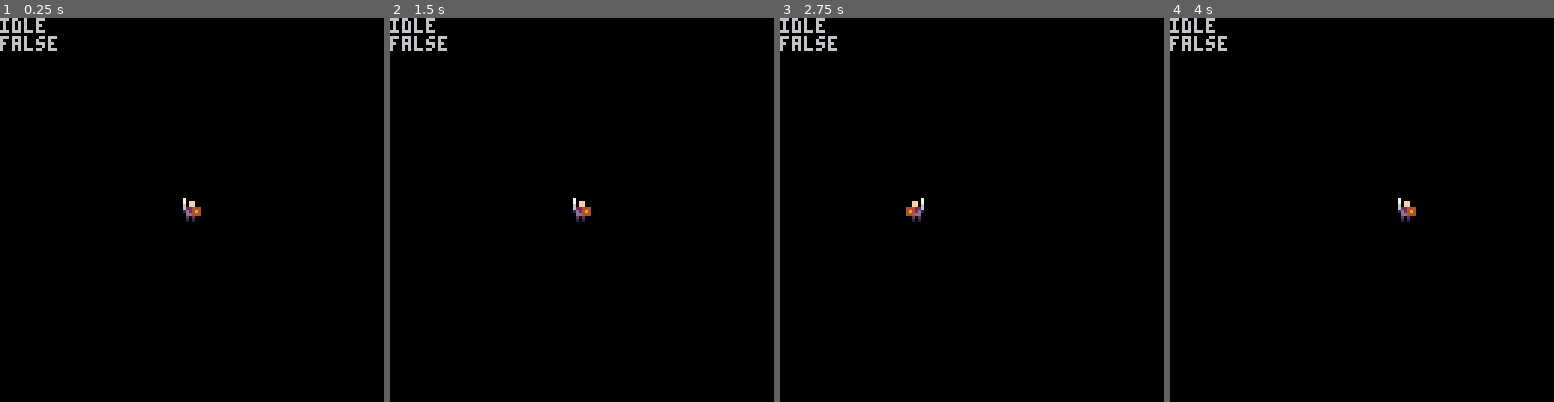
Above: before the commit, frames 1-4 (left to right).
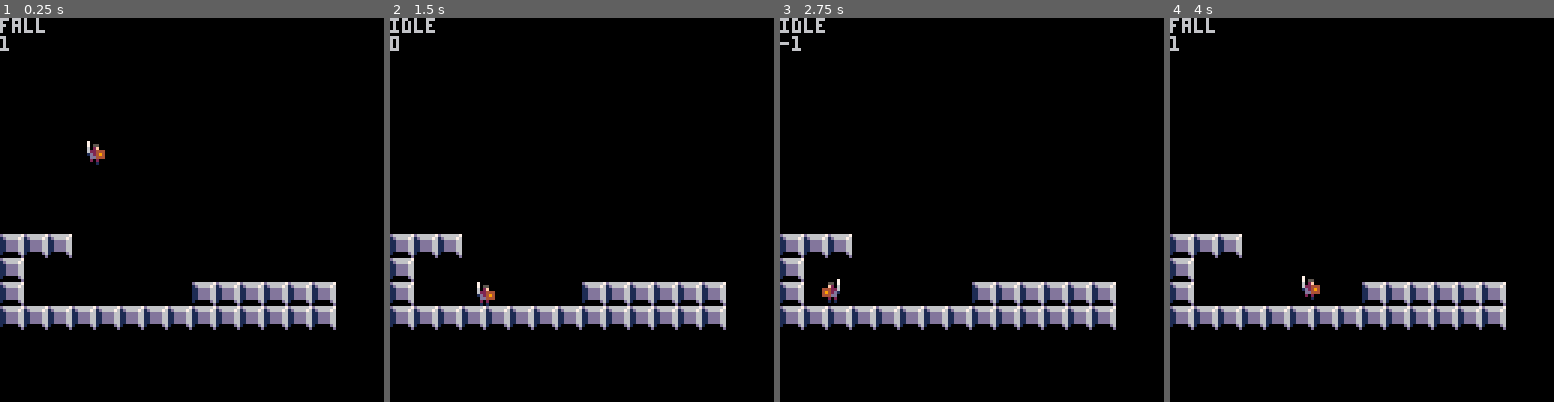
Above: after the commit, the same moments.

Repository: Levrault/pico8-sieur-lacassagne-dungeon
Game: PICO-8 cartridge prototype/prototype.p8
The game is run twice, just before and just after one commit, with the same random seed, the same clock (stepped at 60 frames per second) and the same inputs.
Inputs:
- Up to frame 1 (0.25 s): no input
- Up to frame 2 (1.5 s): tap X (X key) at 1.07 s
- Up to frame 3 (2.75 s): hold Left 1.97-2.37 s; tap X (X key) at 2.07, 2.4, 2.73 s
- Up to frame 4 (4 s): hold Right 2.87-3.53 s; tap X (X key) at 3.07, 3.4, 3.73 s

The runs differ from the first frame. In frame 1, 8.6% of the frame differs, in the area x 0-88%, y 0-82%; in frame 2, 8.5%; in frame 3, 8.5%; in frame 4, 8.6%.

Commit message:
feat(player): add collision

Diff:
--- a/prototype/prototype.p8
+++ b/prototype/prototype.p8
@@ -3,7 +3,7 @@
 __lua__
 --main
 function _init()
-	player=make_player(64,64,5)
+	player=make_player(32,32,5)
 end
 
 function _update60()
@@ -12,9 +12,10 @@
 
 function _draw()
 	cls()
+	map(0,0,0,0,128,128)
 	player:draw()
 	print(player.current_anim)
-	print(player.moving)
+	print(player.dy)
 end
 
 -->8
@@ -42,12 +43,29 @@
 	-- jump properties
 	p.jump_speed=-1.75 	-- velocity
 	p.jump_hold_time=0		--	how long jump is held
-	p.min_jump_press=5		--	min time jump can be held
-	p.max_jump_press=15	-- max time jump can be held
+	p.min_jump_pressed=5		--	min time jump can be held
+	p.max_jump_pressed=15	-- max time jump can be held
 	p.jump_btn_released=true
 	p.grouned=false
 	p.moving=false
 	p.airtime=0
+
+
+	-- check for collision
+	-- at multiple points
+	-- along the top
+	-- of the sprite:
+	-- left, center, and right.
+	-- collide with flag 0
+	p.collide_roof=function(self)
+		for i=-(self.w/3),(self.w/3),2 do
+			if fget(mget((self.x+i)/8,(self.y-(self.h/2))/8),0) then
+				self.dy=0
+				self.y=flr((self.y-(self.h/2))/8)*8+8+(self.h/2)
+				self.jump_hold_time=0
+			end
+		end
+	end
 
 
 	-- animations
@@ -65,8 +83,16 @@
 			frames={2}
 		},
 		["move"]={
-			ticks=2,
-			frames={3,4}
+			ticks=4,
+			frames={3,4,5,6}
+		},
+		["jump"]={
+			ticks=1,
+			frames={7}
+		},
+		["fall"]={
+			ticks=1,
+			frames={8}
 		}
 	}
 
@@ -100,7 +126,58 @@
 
 
 	-- actions
-	p.jump_button={}
+	p.jump_button={
+		update=function(self)
+			self.is_pressed=false
+
+			if btn(5) then
+				if not self.is_down then
+					self.is_pressed=true
+				end
+
+				self.is_down=true
+				self.ticks_down+=1
+			else
+				self.is_down=false
+				self.is_pressed=false
+				self.ticks_down=0
+			end
+		end,
+
+		--state
+		is_pressed=false,	-- pressed this frame
+		is_down=false,				-- currently down
+		ticks_down=0,					-- how long down
+	}
+
+	p.jump=function(self)
+		if not self:collide_floor() then
+			if self.dy<0 then
+				self:set_anim("jump")
+			elseif self.dy>0 then
+				self:set_anim("fall")
+			end
+			self.grounded=false
+			self.airtime+=1
+		end
+
+		if self.jump_button.is_down then
+
+			local on_ground=(self.grounded or self.airtime<5)
+			local new_jump_btn=self.jump_button.ticks_down<10
+
+			if self.jump_hold_time>0 or (on_ground and new_jump_btn) then
+				self.jump_hold_time+=1
+
+				if self.jump_hold_time<self.max_jump_pressed then
+					self.dy=self.jump_speed
+				end
+			end
+		else
+			self.jump_hold_time=0
+		end
+	end
+
 
 	-- make player move left/right
 	p.move=function(self)
@@ -111,29 +188,50 @@
 			self.dx-=self.acc
 			self.moving=true
 			self.flipx=true
+
 			self:set_anim("move")
+
 			btn_right=false
 		elseif btn_right==true then
 			self.dx+=self.acc
 			self.moving=true
 			self.flipx=false
+
 			self:set_anim("move")
+
 			btn_left=false
 		else
 			self.moving=false
 			self.dx*=self.dcc
-			self:set_anim("idle")
+			if self.grounded then
+				self:set_anim("idle")
+			end
 		end
 
 		--limit walk speed
 		self.dx=mid(-self.max_dx,self.dx,self.max_dx)
 		self.x+=self.dx
 
+		-- side collision
+		p:collide_side(self)
+	end
+
+
+	-- gravity
+	p.compute_gravity=function(self)
+		if(self:collide_floor()==true) return
+		self.dy+=self.grav
+		self.dy=mid(-self.max_dy,self.dy,self.max_dy)
+		self.y+=self.dy
 	end
 
 
 	-- update game loop
 	p.update=function(self)
+		self.jump_button:update()
+		self:jump()
+		self:collide_roof()
+		self:compute_gravity()
 		self:move()
 		self:compute_tick()
 	end
@@ -179,12 +277,64 @@
 	a.max_dy=1	-- y direction speed
 
 	-- physic
-	a.grav=0.15 	-- gravity
+	a.grav=0.20 	-- gravity
 	a.acc=0.05			-- accelaration
-	a.dcc=0.8				-- deceleration
-	a.air_dcc=1		-- air decceleration
-
-	a.frame=0
+	a.dcc=0.01			-- deceleration
+	a.air_dcc=0.8-- air decceleration
+
+
+	-- check for collision
+	-- at multiple points
+	-- along the bottom
+	-- of the sprite:
+	-- left, center, and right.
+	-- collide with flag 0, 1
+	a.collide_floor=function(self)
+
+		if self.dy<0 then
+			return false
+		end
+
+		local landed=false
+
+		for i=-(self.w/3),(self.w/3),2 do
+			local tile=mget((self.x+i)/8,(self.y+(self.h/2))/8)
+			if fget(tile,0) or (fget(tile,1) and self.dy>=0) then
+				self.dy=0
+				self.y=(flr((self.y+(self.h/2))/8)*8)-(self.h/2)
+				self.grounded=true
+				self.airtime=0
+				landed=true
+			end
+		end
+
+		return landed
+	end
+
+
+	-- check for collision
+	-- at multiple points
+	-- along the side
+	-- of the sprite:
+	-- bottom, center, and top.
+	-- collide with flag 0
+	a.collide_side=function(self)
+		local offset=self.w/3
+		for i=-(self.w/3),(self.w/3),2 do
+				if fget(mget((self.x+(offset))/8,(self.y+i)/8),0) then
+					self.dx=0
+					self.x=(flr(((self.x+(offset))/8))*8)-(offset)
+					return true
+				end
+				if fget(mget((self.x-(offset))/8,(self.y+i)/8),0) then
+					self.dx=0
+					self.x=(flr((self.x-(offset))/8)*8)+8+(offset)
+					return true
+				end
+		end
+		return false
+	end
+
 	return a
 end
 
@@ -196,3 +346,44 @@
 
 
 
+…(24 lines of a section not shown)…
+__gff__
+0004040404040404040401000000000001000000000000000000000000000000000000000000000000000000000000000000000000000000000000000000000000000000000000000000000000000000000000000000000000000000000000000000000000000000000000000000000000000000000000000000000000000000
+0000000000000000000000000000000000000000000000000000000000000000000000000000000000000000000000000000000000000000000000000000000000000000000000000000000000000000000000000000000000000000000000000000000000000000000000000000000000000000000000000000000000000000
+__map__
+0000000000000000000000000000000000000000000000000000000000000000000000000000000000000000000000000000000000000000000000000000000000000000000000000000000000000000000000000000000000000000000000000000000000000000000000000000000000000000000000000000000000000000
+0000000000000000000000000000000000000000000000000000000000000000000000000000000000000000000000000000000000000000000000000000000000000000000000000000000000000000000000000000000000000000000000000000000000000000000000000000000000000000000000000000000000000000
+0000000000000000000000000000000000000000000000000000000000000000000000000000000000000000000000000000000000000000000000000000000000000000000000000000000000000000000000000000000000000000000000000000000000000000000000000000000000000000000000000000000000000000
+0000000000000000000000000000000000000000000000000000000000000000000000000000000000000000000000000000000000000000000000000000000000000000000000000000000000000000000000000000000000000000000000000000000000000000000000000000000000000000000000000000000000000000
+0000000000000000000000000000000000000000000000000000000000000000000000000000000000000000000000000000000000000000000000000000000000000000000000000000000000000000000000000000000000000000000000000000000000000000000000000000000000000000000000000000000000000000
+0000000000000000000000000000000000000000000000000000000000000000000000000000000000000000000000000000000000000000000000000000000000000000000000000000000000000000000000000000000000000000000000000000000000000000000000000000000000000000000000000000000000000000
+0000000000000000000000000000000000000000000000000000000000000000000000000000000000000000000000000000000000000000000000000000000000000000000000000000000000000000000000000000000000000000000000000000000000000000000000000000000000000000000000000000000000000000
+0000000000000000000000000000000000000000000000000000000000000000000000000000000000000000000000000000000000000000000000000000000000000000000000000000000000000000000000000000000000000000000000000000000000000000000000000000000000000000000000000000000000000000
+0000000000000000000000000000000000000000000000000000000000000000000000000000000000000000000000000000000000000000000000000000000000000000000000000000000000000000000000000000000000000000000000000000000000000000000000000000000000000000000000000000000000000000
+1010100000000000000000000000000000000000000000000000000000000000000000000000000000000000000000000000000000000000000000000000000000000000000000000000000000000000000000000000000000000000000000000000000000000000000000000000000000000000000000000000000000000000
+1000000000000000000000000000000000000000000000000000000000000000000000000000000000000000000000000000000000000000000000000000000000000000000000000000000000000000000000000000000000000000000000000000000000000000000000000000000000000000000000000000000000000000
+1000000000000000101010101010000000000000000000000000000000000000000000000000000000000000000000000000000000000000000000000000000000000000000000000000000000000000000000000000000000000000000000000000000000000000000000000000000000000000000000000000000000000000
+1010101010101010101010101010000000000000000000000000000000000000000000000000000000000000000000000000000000000000000000000000000000000000000000000000000000000000000000000000000000000000000000000000000000000000000000000000000000000000000000000000000000000000
Not shown, changed: 32 lines of the sprite sheet (__gfx__) section of prototype/prototype.p8
Not shown, added: prototype/block_sheet.aseprite
Not shown, added: prototype/block_sheet.png
Not shown, changed: prototype/knight_sheet.aseprite
Not shown, changed: prototype/knight_sheet.png
Not shown, changed: prototype/prototype_sheet.aseprite
Not shown, changed: prototype/prototype_sheet.png
Not shown, added: prototype/slash_sheet.aseprite
Not shown, added: prototype/slash_sheet.png
